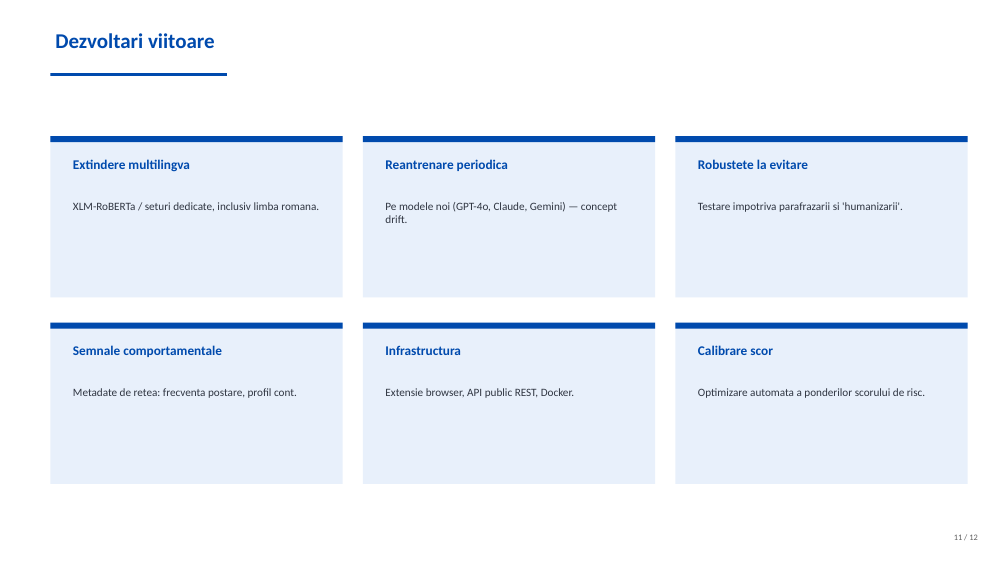
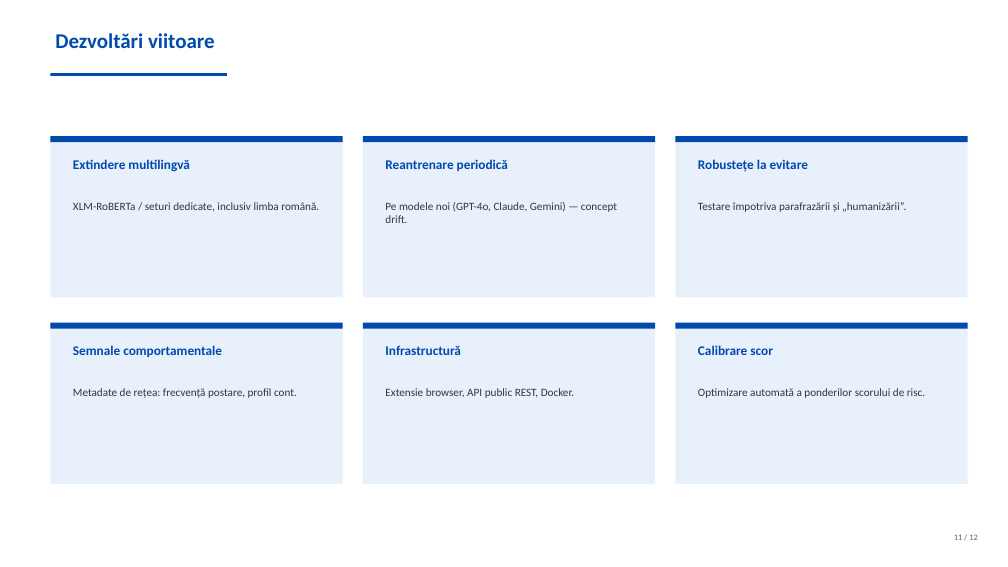
Before and after one commit to viobianca-stack/licenta, a slide deck: slide 11 of Prezentare_Licenta_Template.pptx. Drawn at 1008x567 pixels with LibreOffice and Linux fonts; fonts in the diff are those of the drawing. Boxes give left, top, right and bottom in pixels: in the first picture for what was removed or moved away, otherwise in the second. Text is boxed around its words. In the diff, an @@ line names an element or a change of style, - is before the commit and + after.

```diff
--- a/Prezentare_Licenta_Template.pptx
+++ b/Prezentare_Licenta_Template.pptx
@@ text at bbox=[55, 33, 215, 48]: text changed @@
-Dezvoltari viitoare
+Dezvoltări viitoare
@@ text at bbox=[73, 159, 189, 172]: text changed @@
-Extindere multilingva
+Extindere multilingvă
@@ text at bbox=[385, 159, 508, 171]: text changed @@
-Reantrenare periodica
+Reantrenare periodică
@@ text at bbox=[698, 159, 808, 172]: text changed @@
-Robustete la evitare
+Robustețe la evitare
@@ text at bbox=[73, 202, 319, 211]: text changed @@
-XLM-RoBERTa / seturi dedicate, inclusiv limba romana.
+XLM-RoBERTa / seturi dedicate, inclusiv limba română.
@@ text at bbox=[698, 202, 906, 212]: text changed @@
-Testare impotriva parafrazarii si 'humanizarii'.
+Testare împotriva parafrazării și „humanizării”.
@@ text at bbox=[385, 345, 461, 355]: text changed @@
-Infrastructura
+Infrastructură
@@ text at bbox=[73, 388, 297, 398]: text changed @@
-Metadate de retea: frecventa postare, profil cont.
+Metadate de rețea: frecvență postare, profil cont.
@@ text at bbox=[698, 388, 925, 398]: text changed @@
-Optimizare automata a ponderilor scorului de risc.
+Optimizare automată a ponderilor scorului de risc.
```
Also in this commit, not shown: 11 other slides changed, 1 other file.
